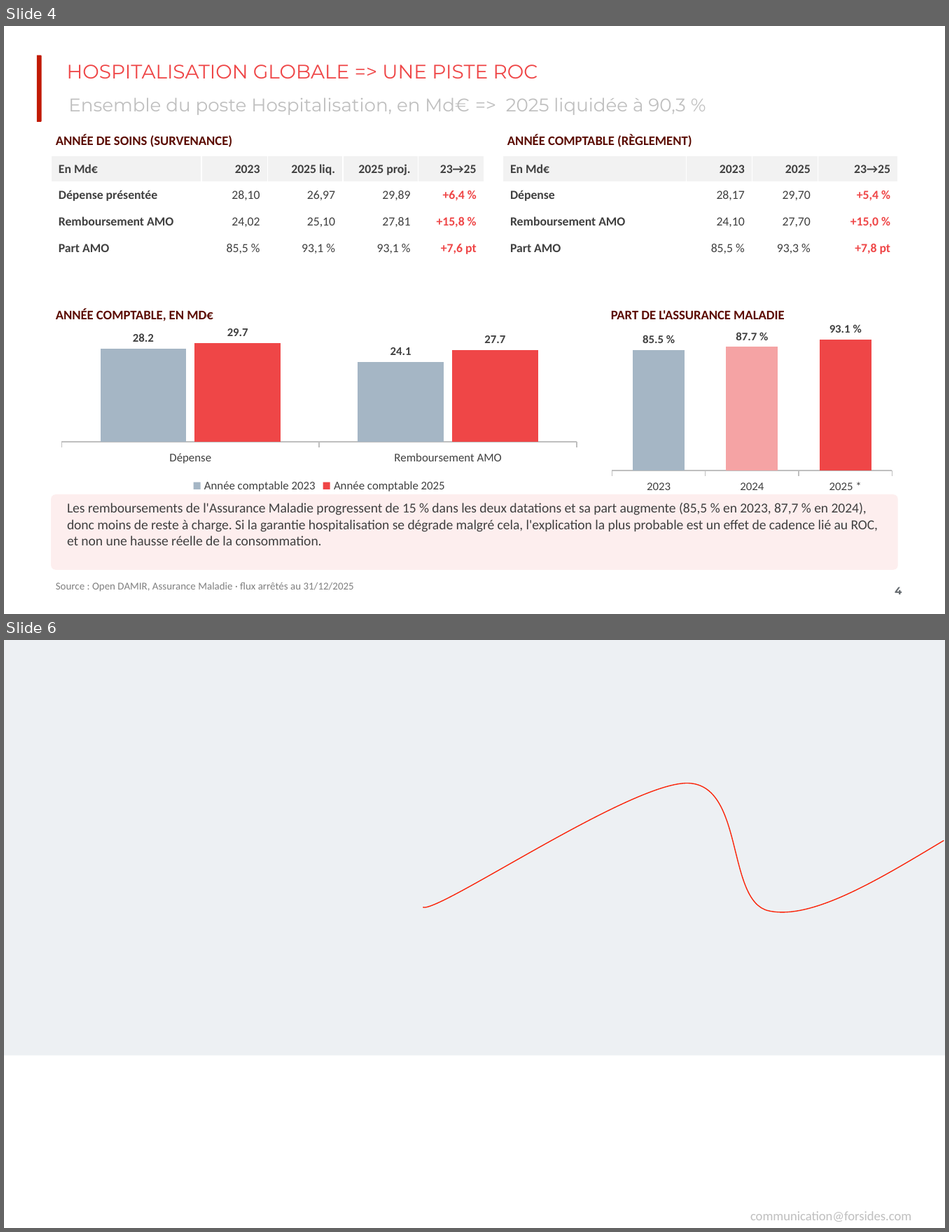
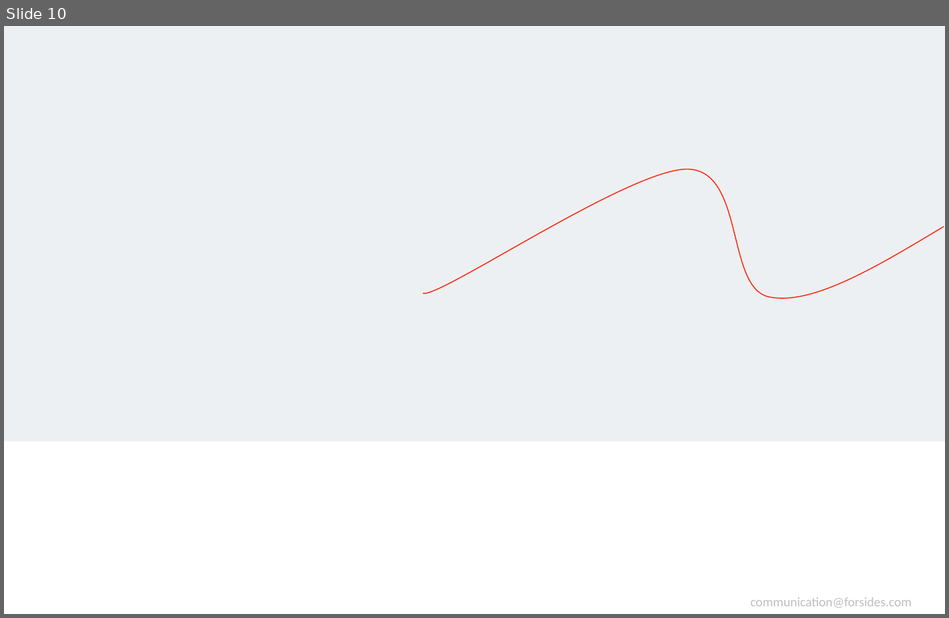
Before and after one commit to Simspeed1769/DONNEE-PARQUET, a slide deck: Question Client Hospitalisation ROC.pptx. Shown one above the other, each under a label of ours: slides 4 and 6 before the commit, slide 10 after it; the slides between them are not shown. The pictures are 949x1232 and 949x618 pixels, drawn with LibreOffice and Linux fonts; fonts in the diff are those of the drawing; background and template pictures are left out. Boxes give left, top, right and bottom in pixels: in the first picture for what was removed or moved away, otherwise in the second. Text is boxed around its words. In the diff, an @@ line names an element or a change of style, - is before the commit and + after.

```diff
--- a/Question Client Hospitalisation ROC.pptx
+++ b/Question Client Hospitalisation ROC.pptx
@@ slide 4 removed at bbox=[4, 26, 945, 614], background #FFFFFF @@
@@ round same rect removed at bbox=[37, 55, 42, 122] @@
@@ title removed at bbox=[67, 64, 538, 78] @@
-HOSPITALISATION GLOBALE => UNE PISTE ROC
@@ text removed at bbox=[68, 98, 686, 115] @@
-Ensemble du poste Hospitalisation, en Md€ => 2025 liquidée à 90,3 %
@@ text removed at bbox=[56, 134, 233, 147] @@
-ANNÉE DE SOINS (SURVENANCE)
@@ text removed at bbox=[507, 134, 692, 147] @@
-ANNÉE COMPTABLE (RÈGLEMENT)
@@ table removed at bbox=[51, 156, 483, 261], 4 rows, 5 columns @@
-En Md€ | 2023 | 2025 liq. | 2025 proj. | 23→25
-Dépense présentée | 28,10 | 26,97 | 29,89 | +6,4 %
-Remboursement AMO | 24,02 | 25,10 | 27,81 | +15,8 %
-Part AMO | 85,5 % | 93,1 % | 93,1 % | +7,6 pt
@@ table removed at bbox=[502, 156, 898, 261], 4 rows, 4 columns @@
-En Md€ | 2023 | 2025 | 23→25
-Dépense | 28,17 | 29,70 | +5,4 %
-Remboursement AMO | 24,10 | 27,70 | +15,0 %
-Part AMO | 85,5 % | 93,3 % | +7,8 pt
@@ text removed at bbox=[56, 308, 213, 321] @@
-ANNÉE COMPTABLE, EN MD€
@@ text removed at bbox=[611, 310, 784, 319] @@
-PART DE L'ASSURANCE MALADIE
@@ column chart removed at bbox=[51, 322, 587, 496] @@
-categories: Dépense, Remboursement AMO
-Année comptable 2023: 28.2, 24.1
-Année comptable 2025: 29.7, 27.7
@@ column chart removed at bbox=[606, 322, 898, 496] @@
-categories: 2023, 2024, 2025 *
-Series 1: 85.5, 87.7, 93.1
@@ rounded rectangle removed at bbox=[51, 494, 898, 570] @@
@@ text removed at bbox=[67, 503, 878, 545] @@
-Les remboursements de l'Assurance Maladie progressent de 15 % dans les deux datations et sa part augmente (85,5 % en 2023, 87,7 % en 2024), donc moins de reste à charge. Si la garantie hospitalisation se dégrade malgré cela, l'explication la plus probable est un effet de cadence lié au ROC, et non une hausse réelle de la consommation.
@@ text removed at bbox=[56, 582, 354, 592] @@
-Source : Open DAMIR, Assurance Maladie · flux arrêtés au 31/12/2025
@@ page number removed at bbox=[894, 587, 901, 594] @@
-4
@@ what was slide 6 is now slide 10 @@
```
Also in this commit, not shown: 1 slide changed, 8 slides added, 3 other slides removed, 5 other files.
